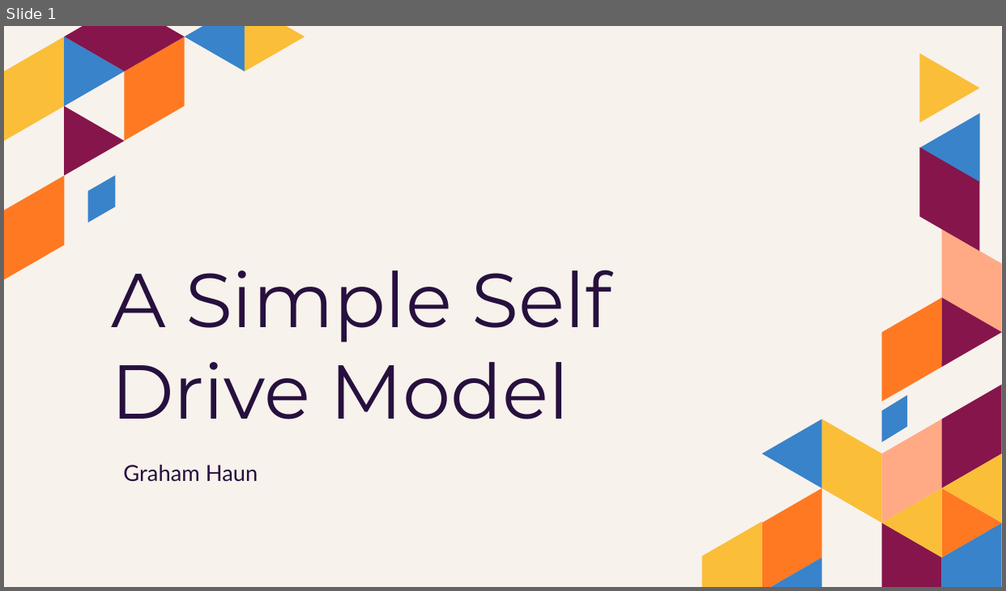
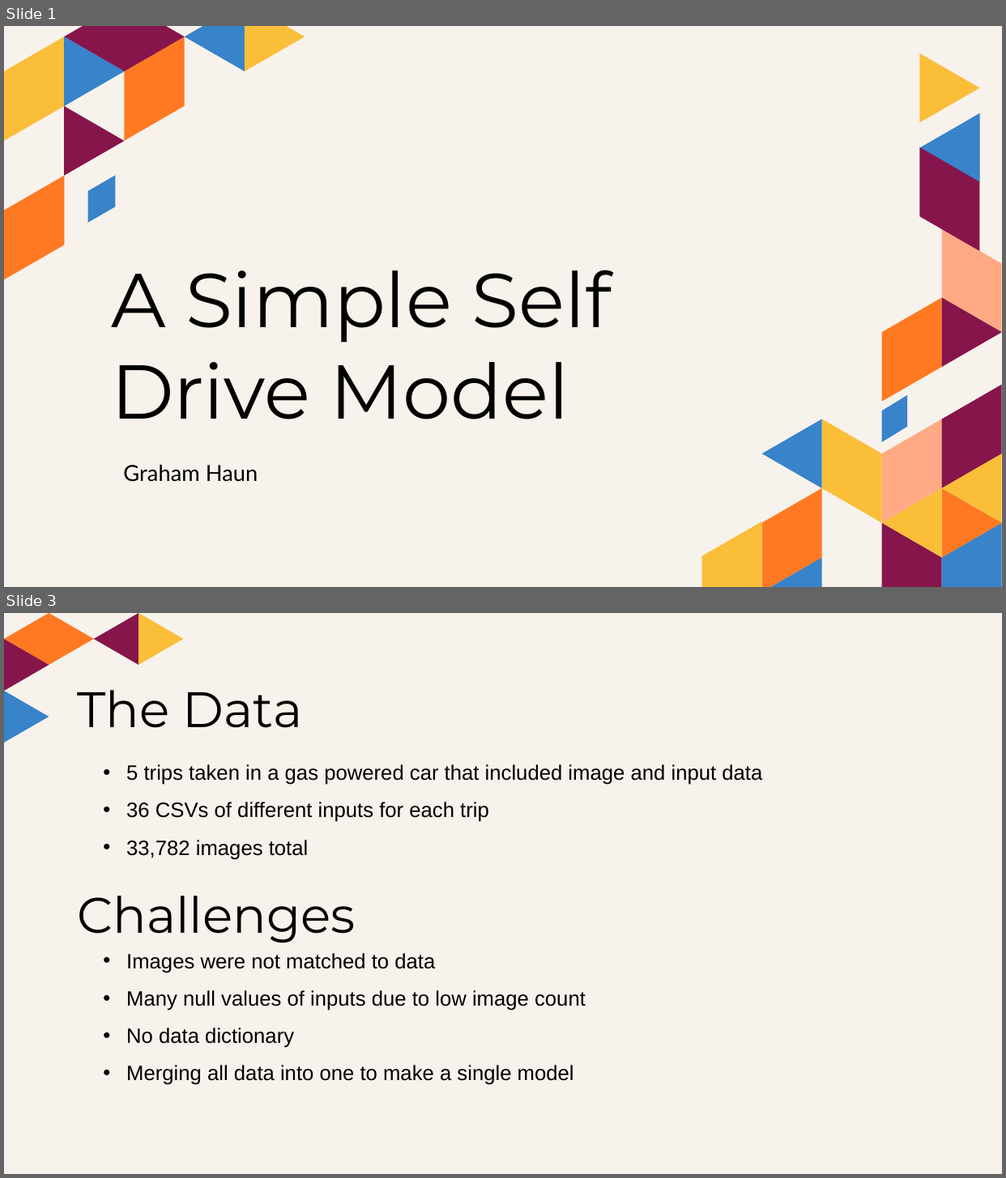
Before and after one commit to grahamjh99/VisionDrive, a slide deck: presentation/A Simple Self Drive Model.pptx. Shown one above the other, each under a label of ours: slide 1 before the commit, slides 1 and 3 after it; the slides between them are not shown. The pictures are 1006x591 and 1006x1178 pixels, drawn with LibreOffice and Linux fonts; fonts in the diff are those of the drawing. Boxes give left, top, right and bottom in pixels: in the first picture for what was removed or moved away, otherwise in the second. Text is boxed around its words. In the diff, an @@ line names an element or a change of style, - is before the commit and + after.

```diff
--- a/presentation/A Simple Self Drive Model.pptx
+++ b/presentation/A Simple Self Drive Model.pptx
@@ slide 3 added at box(4, 613, 1002, 1174), background #F7F2EC @@
@@ group added at box(4, 613, 184, 743): 5 freeform shapes @@
@@ title added at box(77, 690, 303, 728), 48 pt, text #000000 @@
+The Data
@@ text added at box(126, 764, 762, 860), 20 pt, text #000000 @@
+• 5 trips taken in a gas powered car that included image and input data
+• 36 CSVs of different inputs for each trip
+• 33,782 images total
@@ text added at box(77, 896, 356, 943), 48 pt, text #000000 @@
+Challenges
@@ text added at box(126, 953, 586, 1085), 20 pt, text #000000 @@
+• Images were not matched to data
+• Many null values of inputs due to low image count
+• No data dictionary
+• Merging all data into one to make a single model
@@ slide 1 changed as well @@
@@ title "A Simple Self Drive Model" at box(111, 270, 612, 420): text colour #27103E to #000000 @@
@@ subtitle "Graham Haun" at box(123, 465, 258, 482): text colour #27103E to #000000 @@
```
Also in this commit, not shown: 10 other slides added, 5 slides removed, 9 other files.
